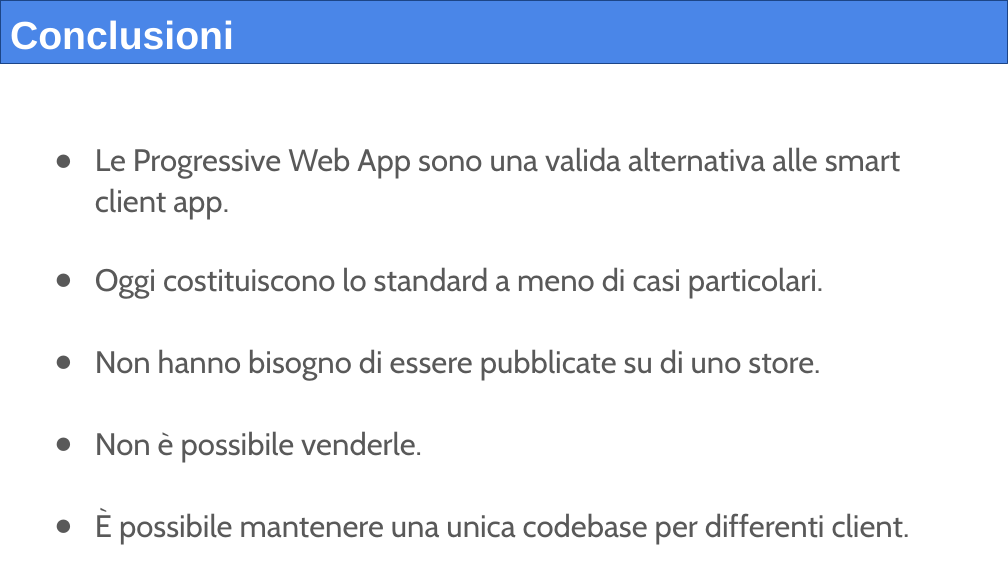
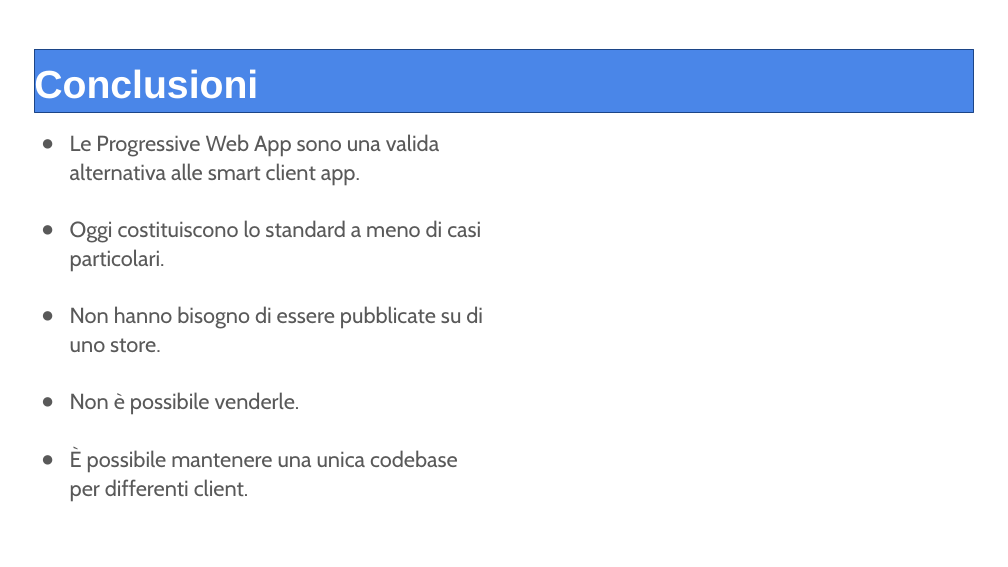
Before and after one commit to nonnt66v2/Tech-web-montellaForked, a slide deck: slide 33 of slide/08-Tecnologie_Web-Progressive_Web_Apps.pptx. Drawn at 1008x567 pixels with LibreOffice and Linux fonts; fonts in the diff are those of the drawing. Boxes give left, top, right and bottom in pixels: in the first picture for what was removed or moved away, otherwise in the second. Text is boxed around its words. In the diff, an @@ line names an element or a change of style, - is before the commit and + after.

```diff
--- a/slide/08-Tecnologie_Web-Progressive_Web_Apps.pptx
+++ b/slide/08-Tecnologie_Web-Progressive_Web_Apps.pptx
@@ title "Conclusioni": place and size @@
-title "Conclusioni" at [0,0,1008,64]
+title "Conclusioni" at [34,49,974,113]
@@ title "Conclusioni" at [34,49,974,113]: outline #1C4587 0.75 pt to #1C4587 0.74 pt @@
@@ text "Le Progressive Web App sono ..." at [70,134,483,502]: size 22.2 to 15.5 pt; indent changed @@
```
Also in this commit, not shown: 32 other slides changed, 11 other files.
